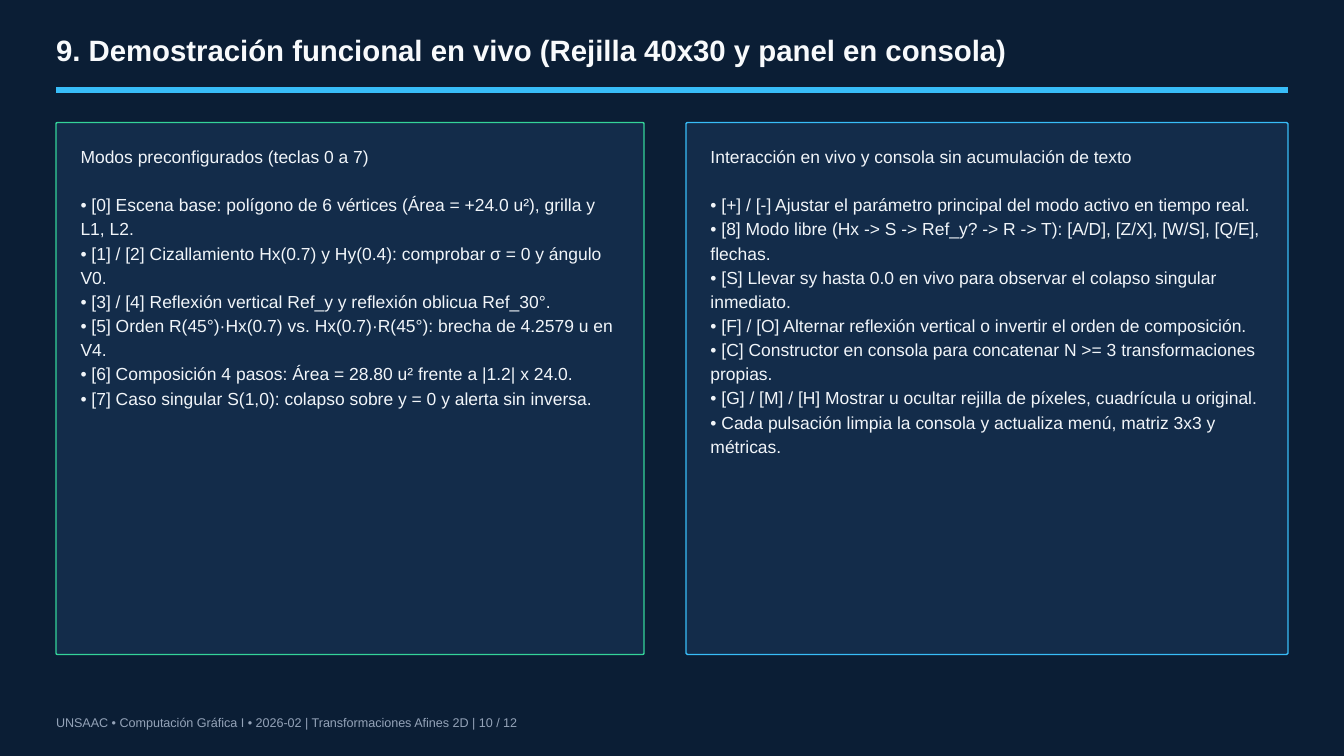
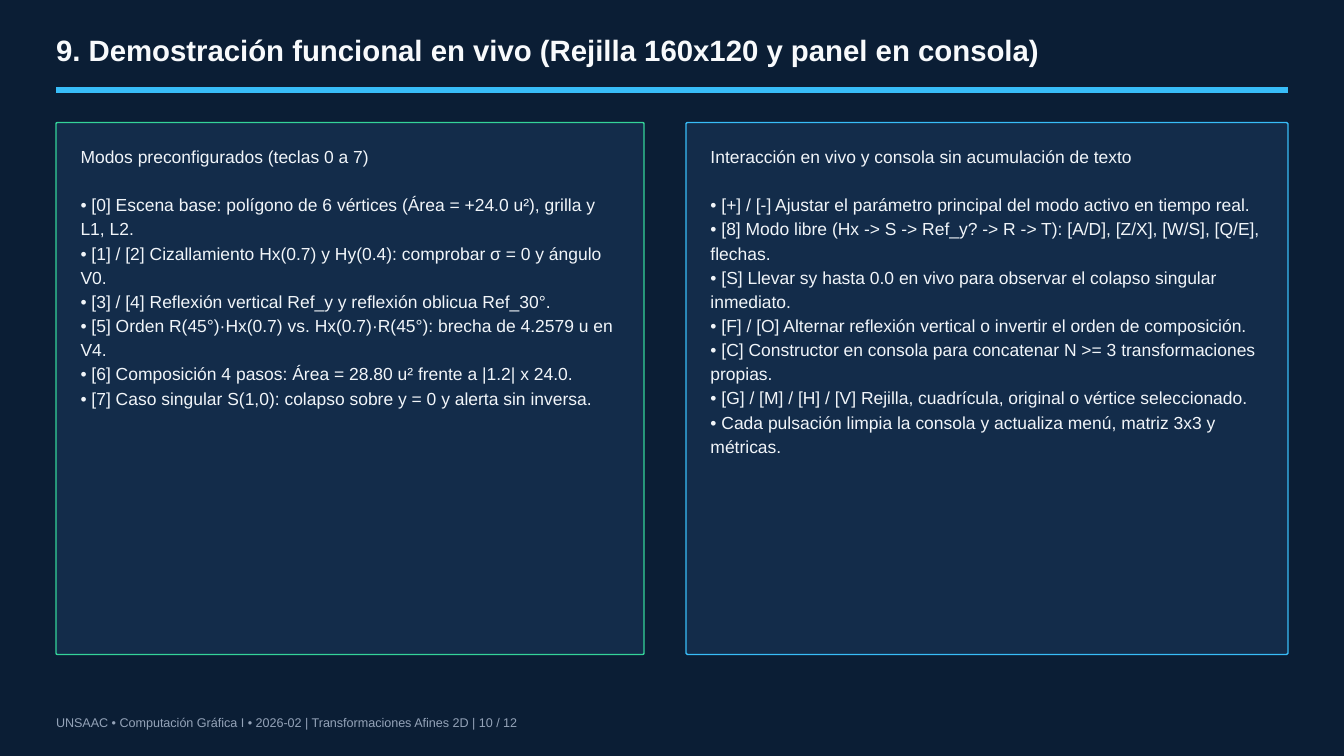
Before and after one commit to LucianFBC/cg1-tema2-transformaciones-afines-2d, a slide deck: slide 10 of presentacion/Presentacion_Tema2.pptx. Drawn at 1344x756 pixels with LibreOffice and Linux fonts; fonts in the diff are those of the drawing. Boxes give left, top, right and bottom in pixels: in the first picture for what was removed or moved away, otherwise in the second. Text is boxed around its words. In the diff, an @@ line names an element or a change of style, - is before the commit and + after.

```diff
--- a/presentacion/Presentacion_Tema2.pptx
+++ b/presentacion/Presentacion_Tema2.pptx
@@ text at (x1=56, y1=39, x2=1039, y2=67): text changed @@
-9. Demostración funcional en vivo (Rejilla 40x30 y panel en consola)
+9. Demostración funcional en vivo (Rejilla 160x120 y panel en consola)
@@ text at (x1=721, y1=391, x2=1247, y2=408): text changed @@
-• [G] / [M] / [H] Mostrar u ocultar rejilla de píxeles, cuadrícula u original.
+• [G] / [M] / [H] / [V] Rejilla, cuadrícula, original o vértice seleccionado.
```
Also in this commit, not shown: 6 other slides changed, 44 other files.
